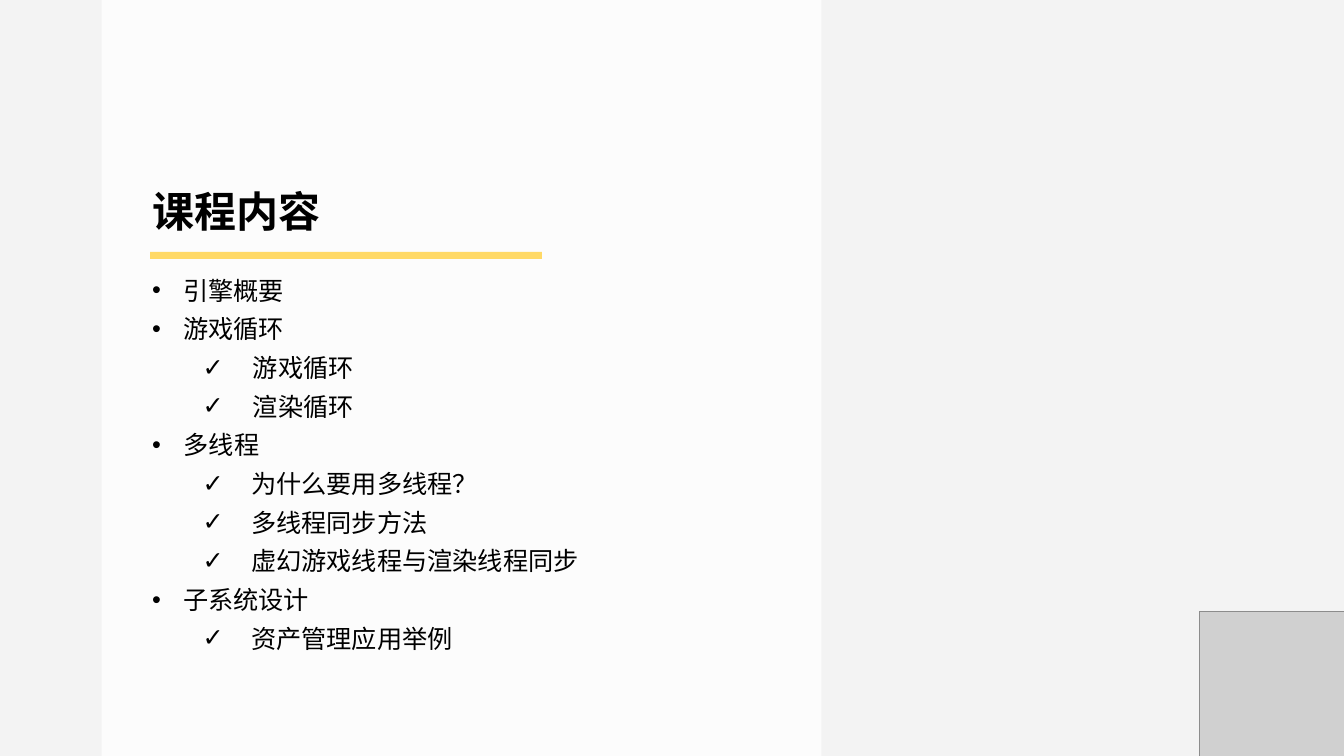
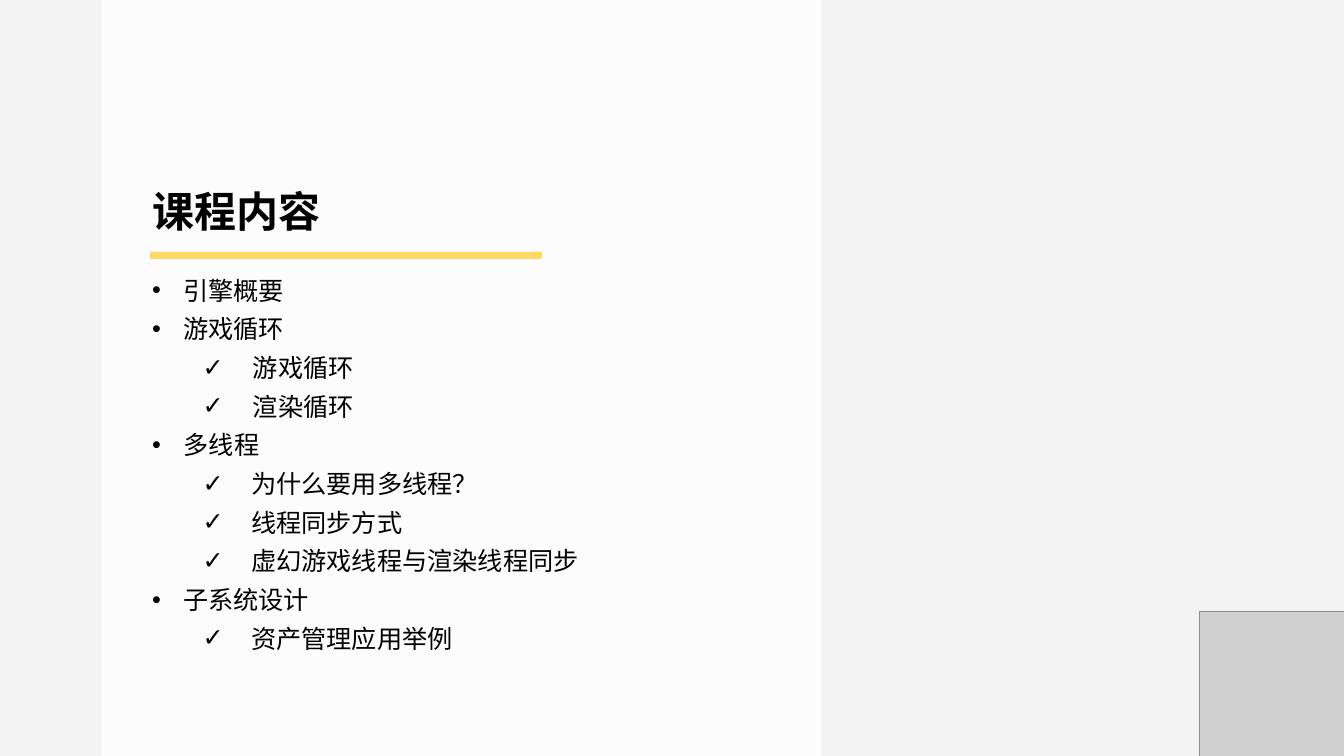
Before and after one commit to doomlover/KSGameEngineTutorials, a slide deck: slide 2 of PPTs/04.引擎基础概念与底层实用系统.pptx. Drawn at 1344x756 pixels with LibreOffice and Linux fonts; fonts in the diff are those of the drawing; grey boxes stand for pictures. Boxes give left, top, right and bottom in pixels: in the first picture for what was removed or moved away, otherwise in the second. Text is boxed around its words. In the diff, an @@ line names an element or a change of style, - is before the commit and + after.

```diff
--- a/PPTs/04.引擎基础概念与底层实用系统.pptx
+++ b/PPTs/04.引擎基础概念与底层实用系统.pptx
@@ text at (251,510,402,534): text changed @@
-  ✓ 多线程同步方法
+  ✓ 线程同步方式
```
Also in this commit, not shown: 13 other slides changed, 6 slides added, 9 slides removed.
